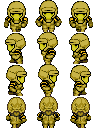
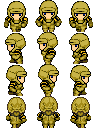
Comparing the layer stacks of the two 96 × 128 images. Changes:
added layer "face" above "Background" over [left=8, top=13, right=88, bottom=83]
